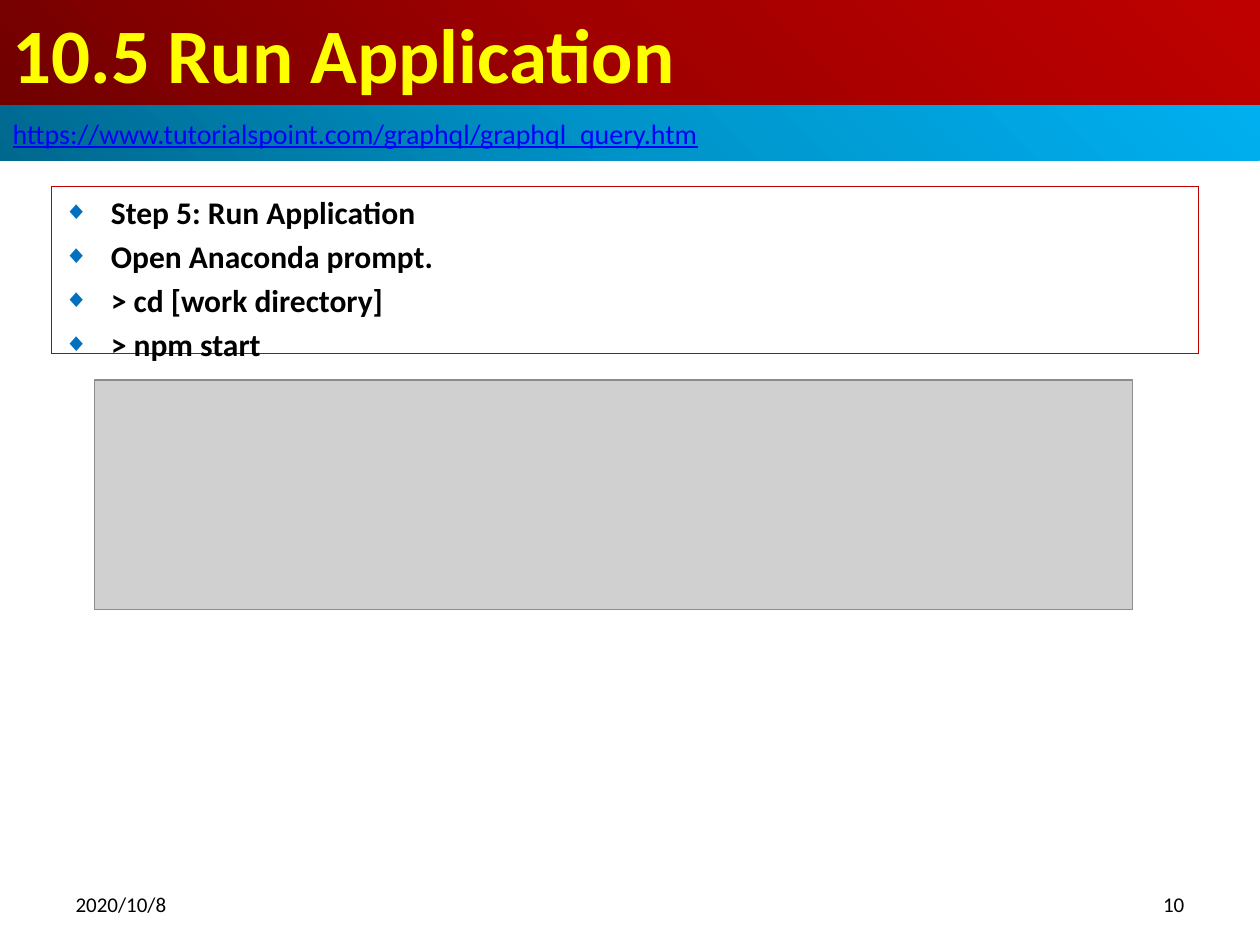
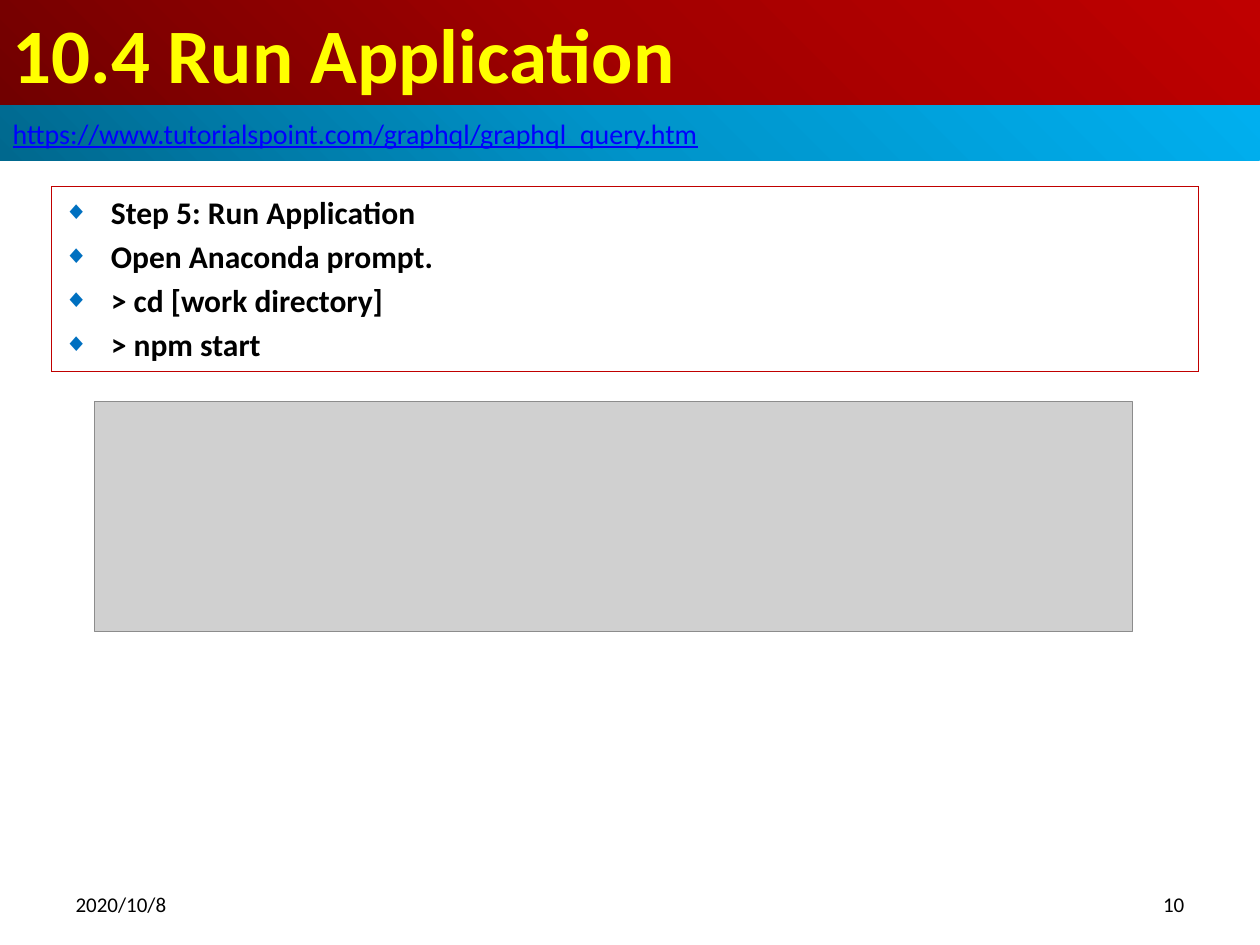
Before and after one commit to peterhchen/700_GraphQL, a slide deck: slide 10 of 10_QueryApp03.pptx. Drawn at 1260x945 pixels with LibreOffice and Linux fonts; fonts in the diff are those of the drawing; grey boxes stand for pictures. Boxes give left, top, right and bottom in pixels: in the first picture for what was removed or moved away, otherwise in the second. Text is boxed around its words. In the diff, an @@ line names an element or a change of style, - is before the commit and + after.

```diff
--- a/10_QueryApp03.pptx
+++ b/10_QueryApp03.pptx
@@ title at (13,29,675,95): text changed @@
-10.5 Run Application
+10.4 Run Application
@@ subtitle "Step 5: Run Application": place and size @@
-subtitle "Step 5: Run Application" at (52,186,1200,354)
+subtitle "Step 5: Run Application" at (52,186,1200,372)
@@ picture: place and size @@
-picture at (94,381,1133,610)
+picture at (94,402,1133,631)
```
Also in this commit, not shown: 6 other slides changed, 2 other files.
